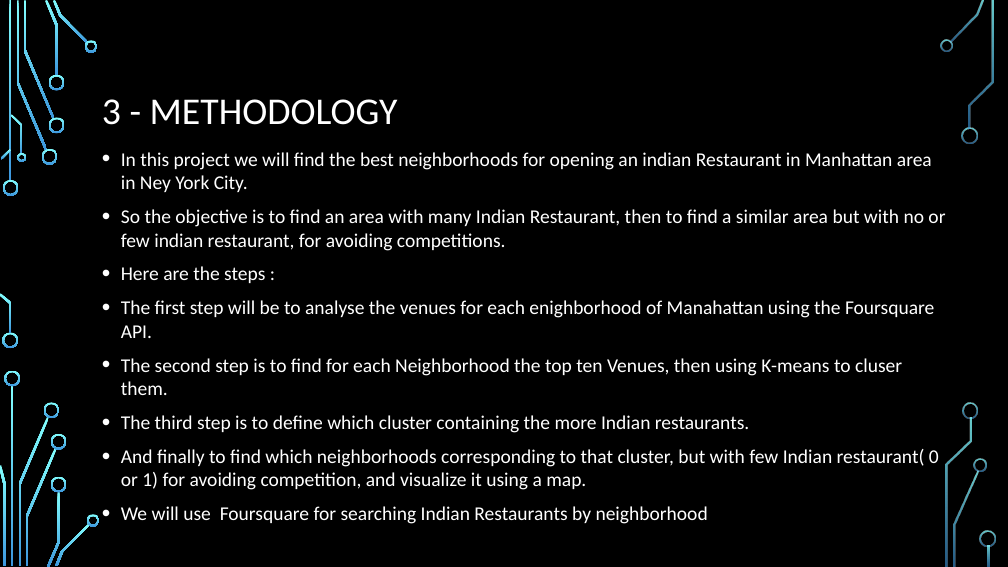
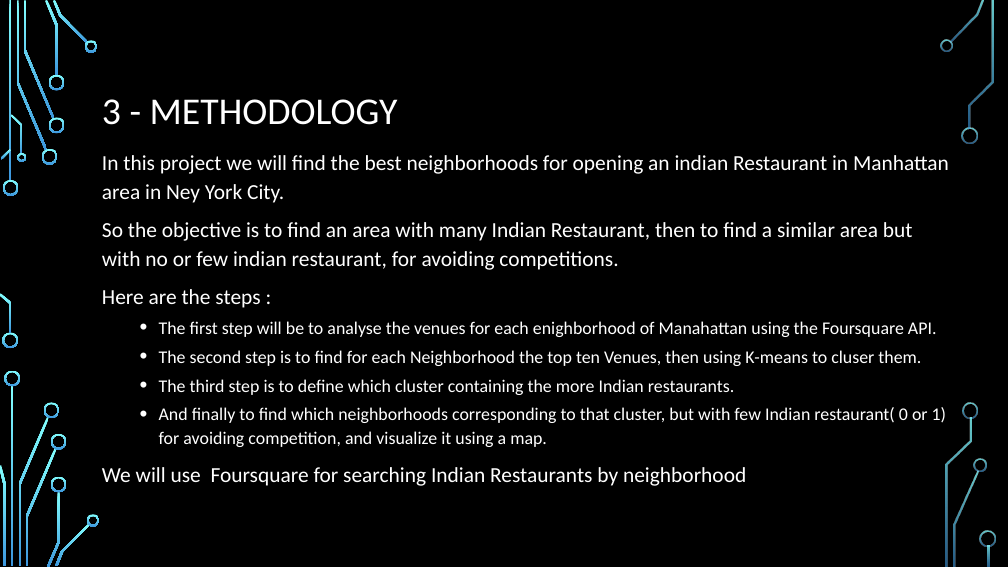
Before and after one commit to IA-cube/Capstone-Project-Final-opening-a-Lebanese-restaurant, a slide deck: slide 5 of Capstone Project Final - Report pres.pptx. Drawn at 1008x567 pixels with LibreOffice and Linux fonts; fonts in the diff are those of the drawing; background and template pictures are left out. Boxes give left, top, right and bottom in pixels: in the first picture for what was removed or moved away, otherwise in the second. Text is boxed around its words. In the diff, an @@ line names an element or a change of style, - is before the commit and + after.

```diff
--- a/Capstone Project Final - Report pres.pptx
+++ b/Capstone Project Final - Report pres.pptx
@@ text "In this project we will ..." at [102, 155, 949, 486]: size 18.6 to 20.4 pt in "In this project we will find the ...", "So the objective is to find an ...", "Here are the steps :", "We will use Foursquare for searching Indian ..."; size 18.6 to 17 pt in "The first step will be to analyse ...", "The second step is to find for ...", "The third step is to define which ...", "And finally to find which neighborhoods corresponding ..."; bullet • to none; line spacing 1 to 1.1; list level 1 to 2 in "The first step will be ..."; list level 1 to 2 in "The second step is to ..."; list level 1 to 2 in "The third step is to ..."; list level 1 to 2 in "And finally to find which ..." @@
```
Also in this commit, not shown: 8 other slides changed.
